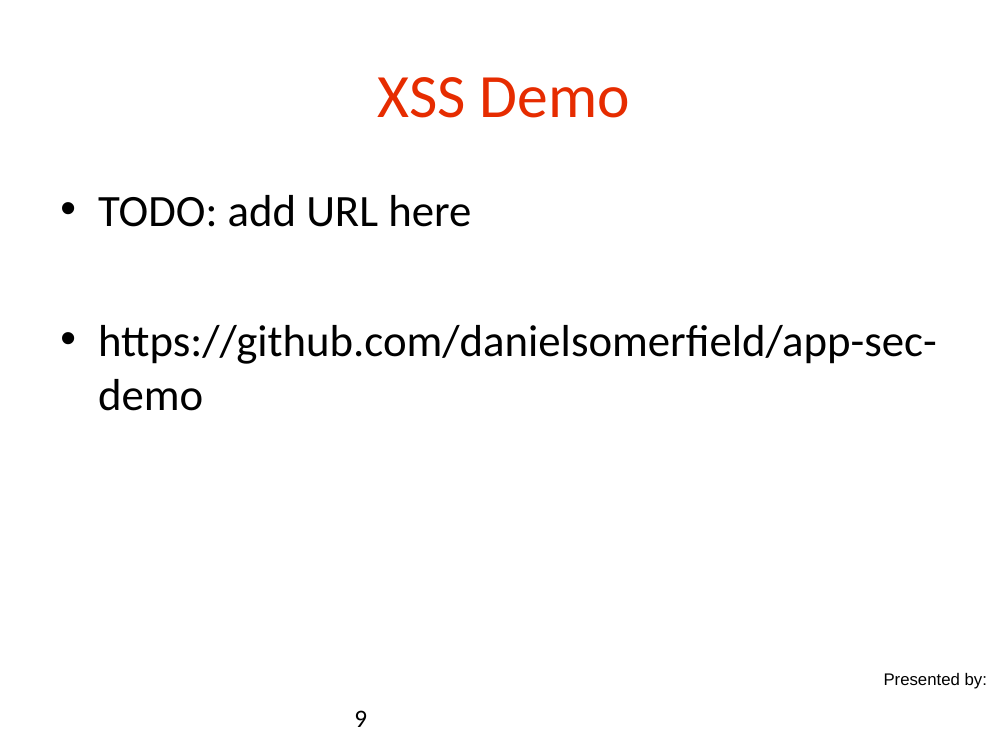
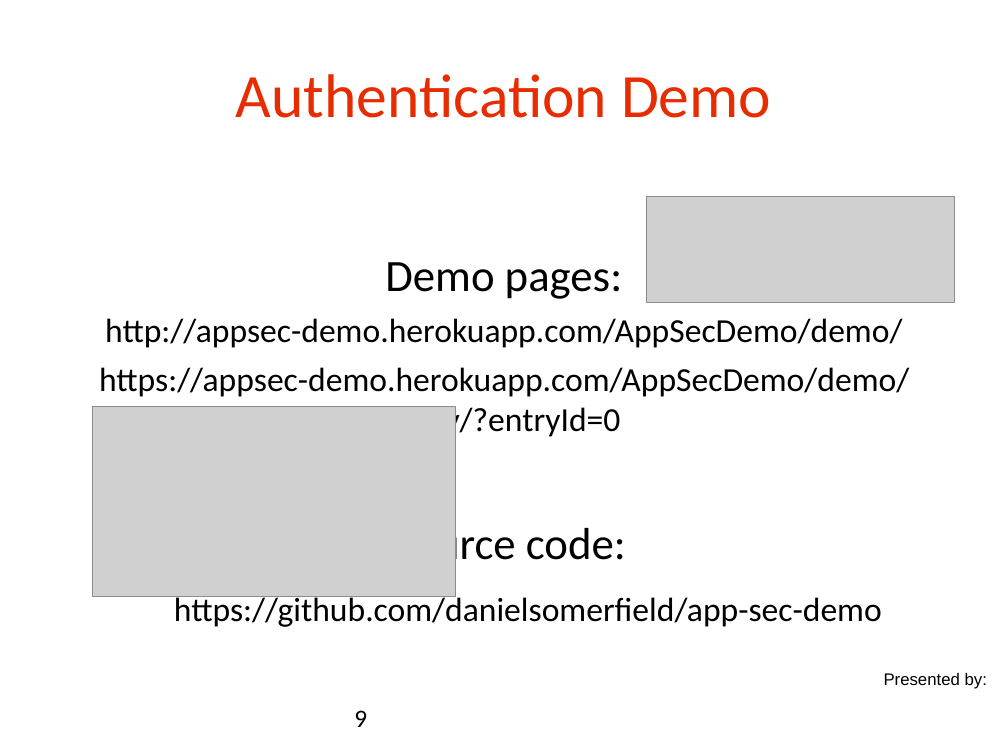
Before and after one commit to danielsomerfield/app-sec-presentation, a slide deck: slide 9 of AppSec Presentation Deck Day 4.ppt. Drawn at 1008x756 pixels with LibreOffice and Linux fonts; fonts in the diff are those of the drawing; grey boxes stand for pictures; background and template pictures are left out. Boxes give left, top, right and bottom in pixels: in the first picture for what was removed or moved away, otherwise in the second. Text is boxed around its words. In the diff, an @@ line names an element or a change of style, - is before the commit and + after.

```diff
--- a/AppSec Presentation Deck Day 4.ppt
+++ b/AppSec Presentation Deck Day 4.ppt
@@ title at [236, 74, 771, 118]: text changed @@
-XSS Demo
+Authentication Demo
@@ picture added at [647, 197, 956, 302] @@
@@ text at [99, 262, 909, 570]: text changed; size 32 to 24 pt @@
-• TODO: add URL here
+Demo pages:
+http://appsec-demo.herokuapp.com/AppSecDemo/demo/
+https://appsec-demo.herokuapp.com/AppSecDemo/demo/entry/?entryId=0
+Source code:
@@ picture added at [93, 406, 456, 597] @@
@@ text at [174, 593, 882, 627]: size 32 to 24 pt in "https://github.com/danielsomerfield/app-sec-demo"; alignment left to centre; bullet • to none; less space between paragraphs @@
```
Also in this commit, not shown: 4 other slides changed, 3 slides added, 4 other files.
